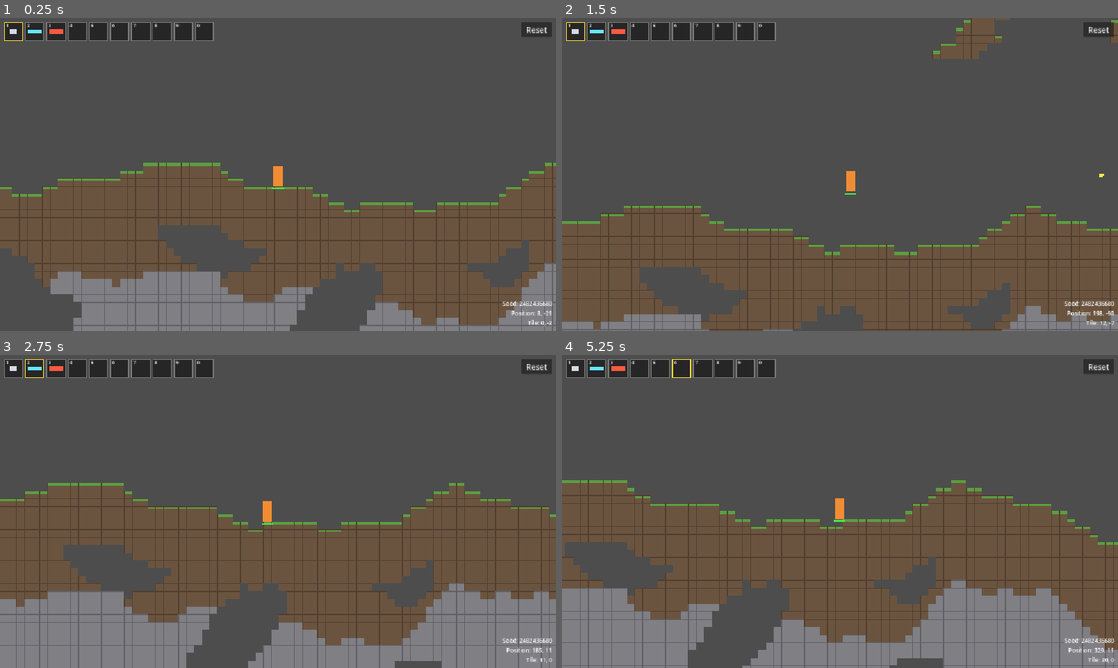
Above: before the commit, frames 1-4 (two rows, left to right).
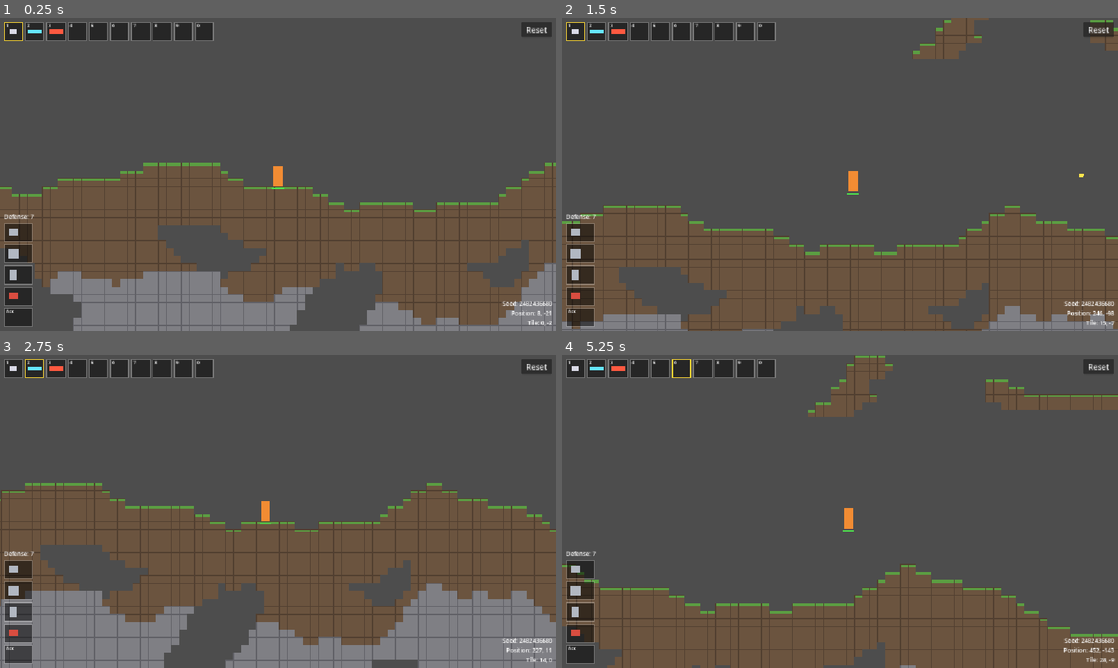
Above: after the commit, the same moments.

Repository: meyer1994/trr
Game: Godot game, scene res://scenes/main.tscn
The game is run twice, just before and just after one commit, with the same random seed, the same clock (stepped at 60 frames per second) and the same inputs.
Inputs (mouse positions are in pixels of both pictures, inside the frame that each line leads up to):
- Up to frame 1 (0.25 s): no input
- Up to frame 2 (1.5 s): tap Enter at 0.5 s; move the mouse to (962, 158) at 0.52 s; press the mouse at (962, 158) at 0.53 s; hold Right (move_right) from 0.53 s (still down); tap Space (jump) at 0.77 s; move the mouse to (728, 190) at 1.27 s; release the mouse at (728, 190) at 1.28 s; tap 1 at 1.35 s
- Up to frame 3 (2.75 s): tap Space (jump) at 1.52 s; move the mouse to (333, 442) at 2.02 s; release Right (move_right) at 2.03 s; hold Left (move_left) from 2.03 s (still down); tap 2 at 2.1 s
- Up to frame 4 (5.25 s): move the mouse to (812, 574) at 2.77 s; release Left (move_left) at 2.78 s; hold Right (move_right) 2.78-4.28 s; tap 3 at 2.85 s; tap Space (jump) at 3.02, 3.77, 4.52 s; move the mouse to (1006, 558) at 3.52 s; tap 4 at 3.6 s; move the mouse to (673, 464) at 4.27 s; hold Left (move_left) 4.28-5.03 s; tap 5 at 4.35 s; move the mouse to (867, 511) at 5.02 s; hold Right (move_right) from 5.03 s (still down); tap 6 at 5.1 s

The runs differ from the first frame. In frame 1, 1.6% of the frame differs, in the area x 0-7%, y 62-99%; in frame 2, 12%; in frame 3, 18%; in frame 4, 49%, in the area x 0-100%, y 0-100%.

Commit message:
Add equipment slots with armor defense and accessory speed
Co-authored-by: Cursor <cursoragent@cursor.com>

Diff:
--- /dev/null
+++ b/items/iron_chainmail.tres
@@ -0,0 +1,11 @@
+[gd_resource type="Resource" script_class="Equippable" load_steps=2 format=3]
+
+[ext_resource type="Script" path="res://scripts/items/equippable.gd" id="1_equippable"]
+
+[resource]
+script = ExtResource("1_equippable")
+kind = 1
+defense = 3
+display_name = "Iron Chainmail"
+icon_color = Color(0.7, 0.72, 0.76, 1)
+icon_size = Vector2(22, 20)
--- /dev/null
+++ b/items/iron_greaves.tres
@@ -0,0 +1,11 @@
+[gd_resource type="Resource" script_class="Equippable" load_steps=2 format=3]
+
+[ext_resource type="Script" path="res://scripts/items/equippable.gd" id="1_equippable"]
+
+[resource]
+script = ExtResource("1_equippable")
+kind = 2
+defense = 2
+display_name = "Iron Greaves"
+icon_color = Color(0.7, 0.72, 0.76, 1)
+icon_size = Vector2(16, 22)
--- /dev/null
+++ b/items/iron_helmet.tres
@@ -0,0 +1,11 @@
+[gd_resource type="Resource" script_class="Equippable" load_steps=2 format=3]
+
+[ext_resource type="Script" path="res://scripts/items/equippable.gd" id="1_equippable"]
+
+[resource]
+script = ExtResource("1_equippable")
+kind = 0
+defense = 2
+display_name = "Iron Helmet"
+icon_color = Color(0.7, 0.72, 0.76, 1)
+icon_size = Vector2(20, 14)
--- /dev/null
+++ b/items/running_boots.tres
@@ -0,0 +1,11 @@
+[gd_resource type="Resource" script_class="Equippable" load_steps=2 format=3]
+
+[ext_resource type="Script" path="res://scripts/items/equippable.gd" id="1_equippable"]
+
+[resource]
+script = ExtResource("1_equippable")
+kind = 3
+speed_bonus = 0.25
+display_name = "Running Boots"
+icon_color = Color(0.85, 0.3, 0.25, 1)
+icon_size = Vector2(20, 12)
--- a/scenes/main.tscn
+++ b/scenes/main.tscn
@@ -10,6 +10,13 @@
 [ext_resource type="Script" path="res://scripts/health.gd" id="8_health"]
 [ext_resource type="Script" path="res://scripts/health_bar.gd" id="9_health_bar"]
 [ext_resource type="Script" path="res://scripts/world.gd" id="10_world"]
+[ext_resource type="Script" path="res://scripts/equipment.gd" id="11_equipment"]
+[ext_resource type="Script" path="res://scripts/items/equippable.gd" id="12_equippable"]
+[ext_resource type="Resource" path="res://items/iron_helmet.tres" id="13_iron_helmet"]
+[ext_resource type="Resource" path="res://items/iron_chainmail.tres" id="14_iron_chainmail"]
+[ext_resource type="Resource" path="res://items/iron_greaves.tres" id="15_iron_greaves"]
+[ext_resource type="Resource" path="res://items/running_boots.tres" id="16_running_boots"]
+[ext_resource type="Script" path="res://scripts/equipment_panel.gd" id="17_equipment_panel"]
 
 [sub_resource type="RectangleShape2D" id="RectangleShape2D_player"]
 size = Vector2(20, 42)
@@ -45,6 +52,10 @@
 script = ExtResource("9_health_bar")
 health = NodePath("../Health")
 
+[node name="Equipment" type="Node" parent="Player"]
+script = ExtResource("11_equipment")
+starting_items = Array[ExtResource("12_equippable")]([ExtResource("13_iron_helmet"), ExtResource("14_iron_chainmail"), ExtResource("15_iron_greaves"), ExtResource("16_running_boots")])
+
 [node name="Camera2D" type="Camera2D" parent="Player"]
 position_smoothing_enabled = true
 position_smoothing_speed = 8.0
@@ -59,6 +70,20 @@
 theme_override_constants/separation = 4
 script = ExtResource("3_hotbar")
 items = Array[ExtResource("4_item")]([ExtResource("5_pistol"), ExtResource("6_rifle"), ExtResource("7_launcher")])
+
+[node name="EquipmentPanel" type="VBoxContainer" parent="UI" node_paths=PackedStringArray("equipment")]
+anchors_preset = 2
+anchor_top = 1.0
+anchor_bottom = 1.0
+offset_left = 8.0
+offset_top = -248.0
+offset_right = 48.0
+offset_bottom = -8.0
+grow_vertical = 0
+theme_override_constants/separation = 4
+alignment = 2
+script = ExtResource("17_equipment_panel")
+equipment = NodePath("../../Player/Equipment")
 
 [node name="ResetButton" type="Button" parent="UI"]
 anchors_preset = 1
--- /dev/null
+++ b/scripts/equipment.gd
@@ -0,0 +1,70 @@
+class_name Equipment
+extends Node
+
+signal changed
+
+const SLOT_KINDS := [
+	Equippable.Kind.HEAD,
+	Equippable.Kind.BODY,
+	Equippable.Kind.LEGS,
+	Equippable.Kind.ACCESSORY,
+	Equippable.Kind.ACCESSORY,
+]
+
+@export var starting_items: Array[Equippable] = []
+
+## One entry per slot in SLOT_KINDS. Null means the slot is empty.
+var slots: Array[Equippable] = []
+
+
+func _ready() -> void:
+	slots.resize(SLOT_KINDS.size())
+	for item in starting_items:
+		equip(item)
+
+
+## Puts the item in a matching slot, preferring an empty one.
+## Returns whatever it replaced, or the item itself if no slot fits.
+func equip(item: Equippable) -> Equippable:
+	var index := _slot_for(item.kind)
+	if index == -1:
+		return item
+	var previous := slots[index]
+	slots[index] = item
+	changed.emit()
+	return previous
+
+
+func unequip(index: int) -> Equippable:
+	var previous := slots[index]
+	slots[index] = null
+	changed.emit()
+	return previous
+
+
+func total_defense() -> int:
+	var total := 0
+	for item in slots:
+		if item:
+			total += item.defense
+	return total
+
+
+func speed_multiplier() -> float:
+	var multiplier := 1.0
+	for item in slots:
+		if item:
+			multiplier += item.speed_bonus
+	return multiplier
+
+
+func _slot_for(kind: Equippable.Kind) -> int:
+	var occupied := -1
+	for index in SLOT_KINDS.size():
+		if SLOT_KINDS[index] != kind:
+			continue
+		if slots[index] == null:
+			return index
+		if occupied == -1:
+			occupied = index
+	return occupied
--- /dev/null
+++ b/scripts/equipment_panel.gd
@@ -0,0 +1,32 @@
+class_name EquipmentPanel
+extends VBoxContainer
+
+const KIND_CAPTIONS := {
+	Equippable.Kind.HEAD: "Head",
+	Equippable.Kind.BODY: "Body",
+	Equippable.Kind.LEGS: "Legs",
+	Equippable.Kind.ACCESSORY: "Acc",
+}
+
+@export var equipment: Equipment
+
+var _slots: Array[ItemSlot] = []
+var _defense_label := Label.new()
+
+
+func _ready() -> void:
+	mouse_filter = MOUSE_FILTER_IGNORE
+	_defense_label.add_theme_font_size_override("font_size", 12)
+	add_child(_defense_label)
+	for kind in Equipment.SLOT_KINDS:
+		var slot := ItemSlot.new(KIND_CAPTIONS[kind], true)
+		_slots.append(slot)
+		add_child(slot)
+	equipment.changed.connect(_refresh)
+	_refresh()
+
+
+func _refresh() -> void:
+	for index in _slots.size():
+		_slots[index].set_item(equipment.slots[index])
+	_defense_label.text = "Defense: %d" % equipment.total_defense()
--- a/scripts/health.gd
+++ b/scripts/health.gd
@@ -7,6 +7,8 @@
 @export var max_health := 100
 
 var current := 0
+## Subtracted from every hit; a hit always deals at least 1.
+var defense := 0
 
 
 func _ready() -> void:
@@ -16,7 +18,7 @@
 func take_damage(amount: int) -> void:
 	if amount <= 0 or current == 0:
 		return
-	current = maxi(current - amount, 0)
+	current = maxi(current - maxi(amount - defense, 1), 0)
 	changed.emit(current, max_health)
 	if current == 0:
 		died.emit()
--- a/scripts/item_slot.gd
+++ b/scripts/item_slot.gd
@@ -9,9 +9,11 @@
 var _style := StyleBoxFlat.new()
 var _icon := ColorRect.new()
 var _label := Label.new()
+var _caption_only_when_empty := false
 
 
-func _init(caption := "") -> void:
+func _init(caption := "", caption_only_when_empty := false) -> void:
+	_caption_only_when_empty = caption_only_when_empty
 	custom_minimum_size = SIZE
 	mouse_filter = MOUSE_FILTER_IGNORE
 	_style.bg_color = BACKGROUND_COLOR
@@ -31,6 +33,7 @@
 
 func set_item(item: Item) -> void:
 	_icon.visible = item != null
+	_label.visible = item == null or not _caption_only_when_empty
 	if item:
 		_icon.color = item.icon_color
 		_icon.size = item.icon_size
--- /dev/null
+++ b/scripts/items/equippable.gd
@@ -0,0 +1,10 @@
+class_name Equippable
+extends Item
+
+enum Kind { HEAD, BODY, LEGS, ACCESSORY }
+
+@export var kind := Kind.HEAD
+## Subtracted from every hit the wearer takes.
+@export var defense := 0
+## Extra walking speed as a fraction, e.g. 0.25 walks 25% faster.
+@export var speed_bonus := 0.0
--- a/scripts/player.gd
+++ b/scripts/player.gd
@@ -14,12 +14,19 @@
 @onready var spawn_position := position
 @onready var health: Health = $Health
 @onready var camera: Camera2D = $Camera2D
+@onready var equipment: Equipment = $Equipment
 var fire_cooldown := 0.0
 var coyote_timer := 0.0
 
 
 func _ready() -> void:
 	health.died.connect(respawn)
+	equipment.changed.connect(_apply_equipment)
+	_apply_equipment()
+
+
+func _apply_equipment() -> void:
+	health.defense = equipment.total_defense()
 
 
 func _physics_process(delta: float) -> void:
@@ -34,7 +41,7 @@
 		velocity.y = JUMP_VELOCITY
 		coyote_timer = 0.0
 
-	velocity.x = Input.get_axis("move_left", "move_right") * SPEED
+	velocity.x = Input.get_axis("move_left", "move_right") * SPEED * equipment.speed_multiplier()
 
 	fire_cooldown = maxf(fire_cooldown - delta, 0.0)
 	var weapon := hotbar.selected_item as Weapon if hotbar else null
Not shown: 1 places in scenes/main.tscn that only renumber resources
Not shown, added: scripts/equipment.gd.uid
Not shown, added: scripts/equipment_panel.gd.uid
Not shown, added: scripts/items/equippable.gd.uid
